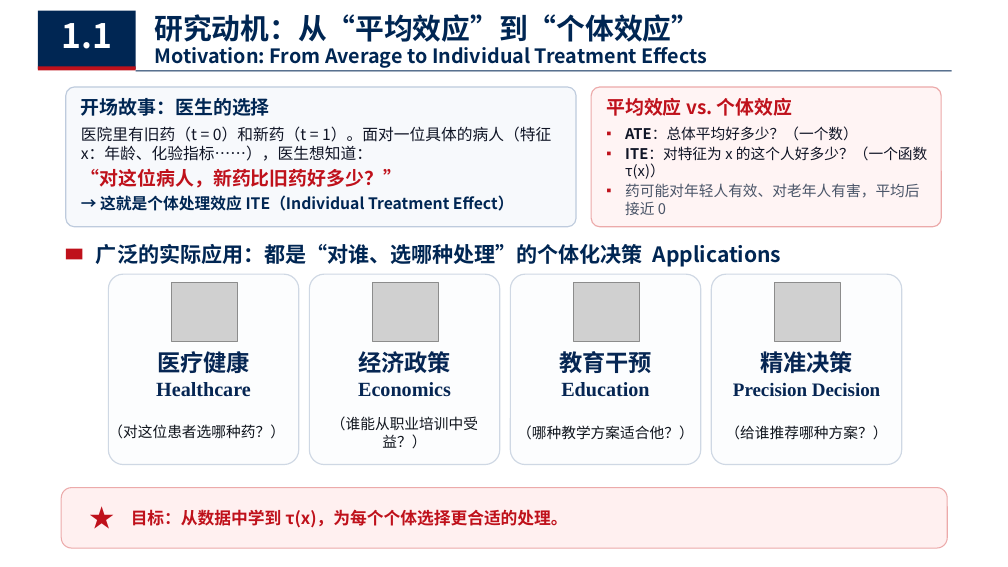
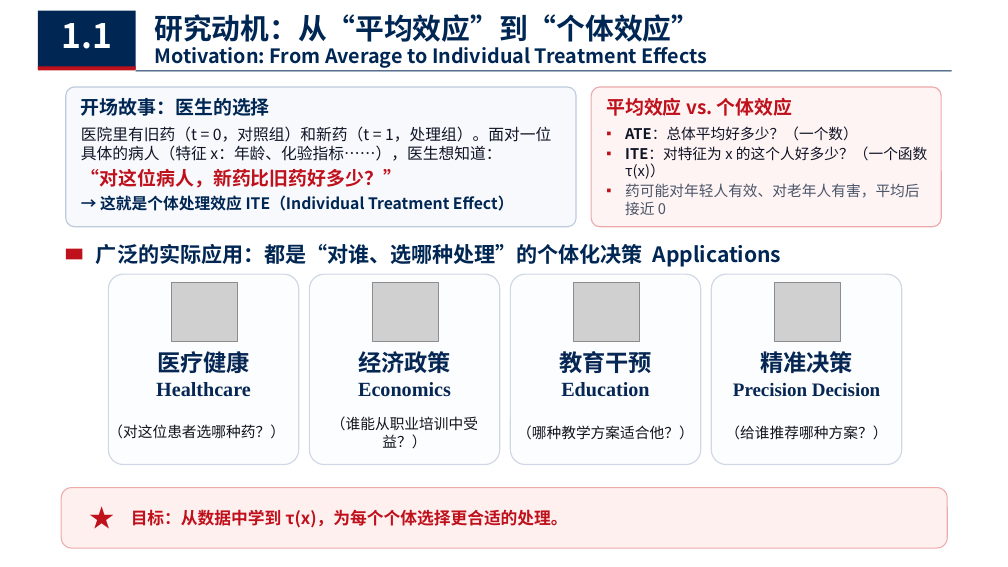
Before and after one commit to chanearly2002/Stastical_Computing, a slide deck: slide 3 of 个体处理效应估计.pptx. Drawn at 1008x567 pixels with LibreOffice and Linux fonts; fonts in the diff are those of the drawing; grey boxes stand for pictures. Boxes give left, top, right and bottom in pixels: in the first picture for what was removed or moved away, otherwise in the second. Text is boxed around its words. In the diff, an @@ line names an element or a change of style, - is before the commit and + after.

```diff
--- a/个体处理效应估计.pptx
+++ b/个体处理效应估计.pptx
@@ text at (81, 126, 551, 161): text changed @@
-医院里有旧药（t = 0）和新药（t = 1）。面对一位具体的病人（特征 x：年龄、化验指标……），医生想知道：
+医院里有旧药（t = 0，对照组）和新药（t = 1，处理组）。面对一位具体的病人（特征 x：年龄、化验指标……），医生想知道：
```
Also in this commit, not shown: 11 other slides changed, 1 other file.
